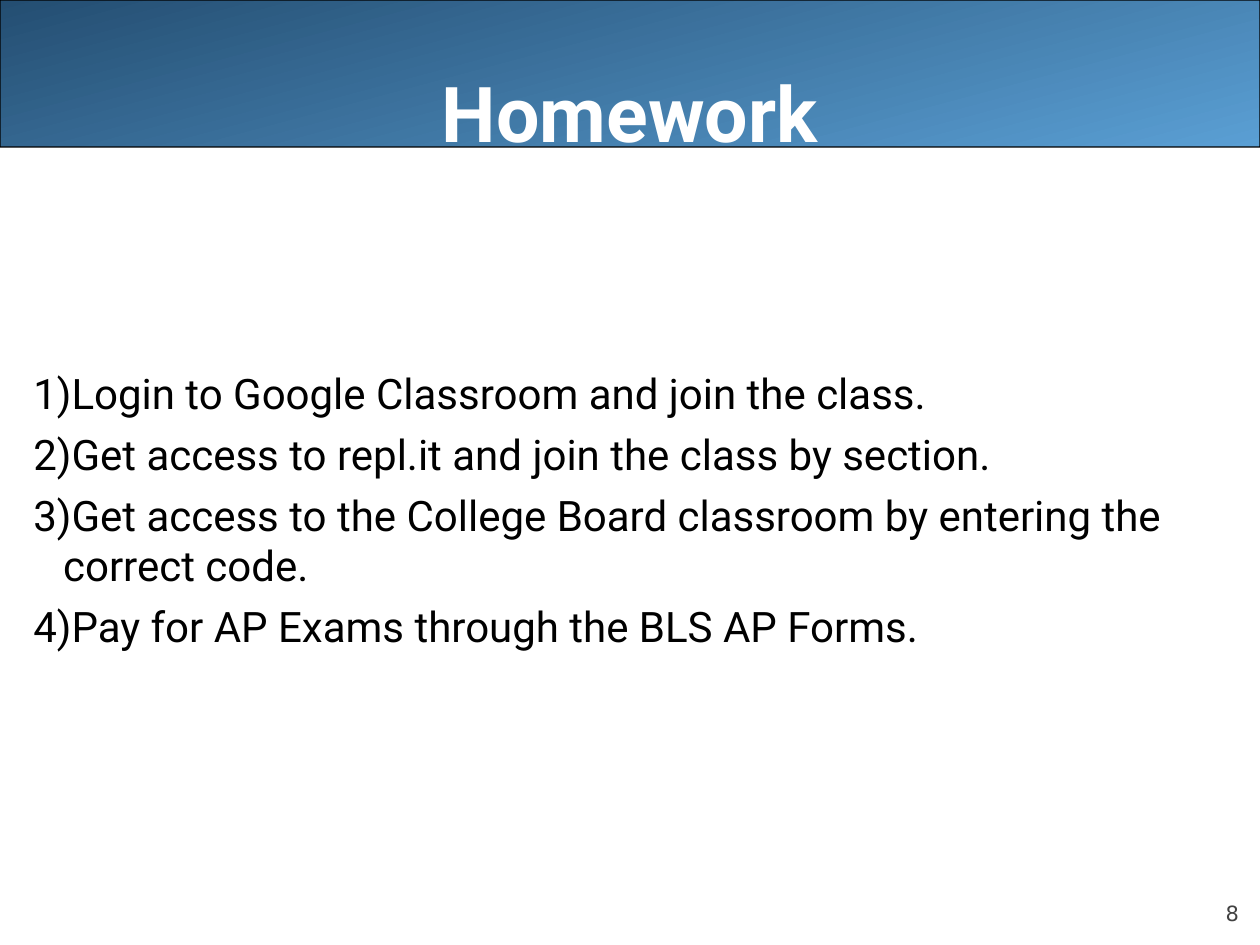
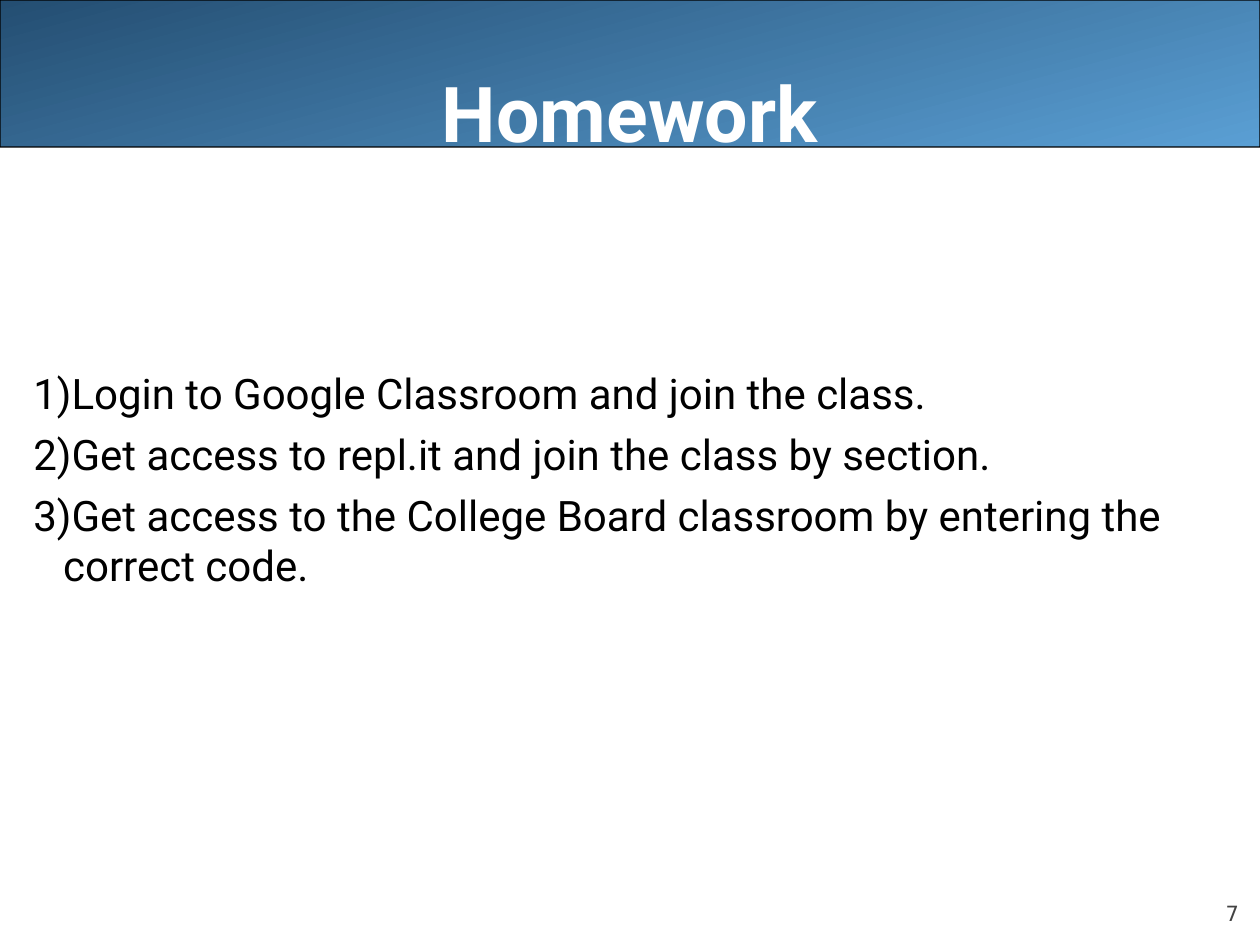
Before and after one commit to LongBaoNguyen/longbaonguyen.github.io, a slide deck: slide 7 of courses/apcsp/lecture0_Intro.ppt (slide 8 before the commit). Drawn at 1260x945 pixels with LibreOffice and Linux fonts; fonts in the diff are those of the drawing. Boxes give left, top, right and bottom in pixels: in the first picture for what was removed or moved away, otherwise in the second. Text is boxed around its words. In the diff, an @@ line names an element or a change of style, - is before the commit and + after.

```diff
--- a/courses/apcsp/lecture0_Intro.ppt
+++ b/courses/apcsp/lecture0_Intro.ppt
@@ text at (33,608,918,652): paragraph removed @@
-4) Pay for AP Exams through the BLS AP Forms.
@@ page number at (1226,905,1239,921): text changed @@
-8
+7
```
Also in this commit, not shown: 4 other slides changed, 1 slide added, 2 slides removed, 5 other files.
